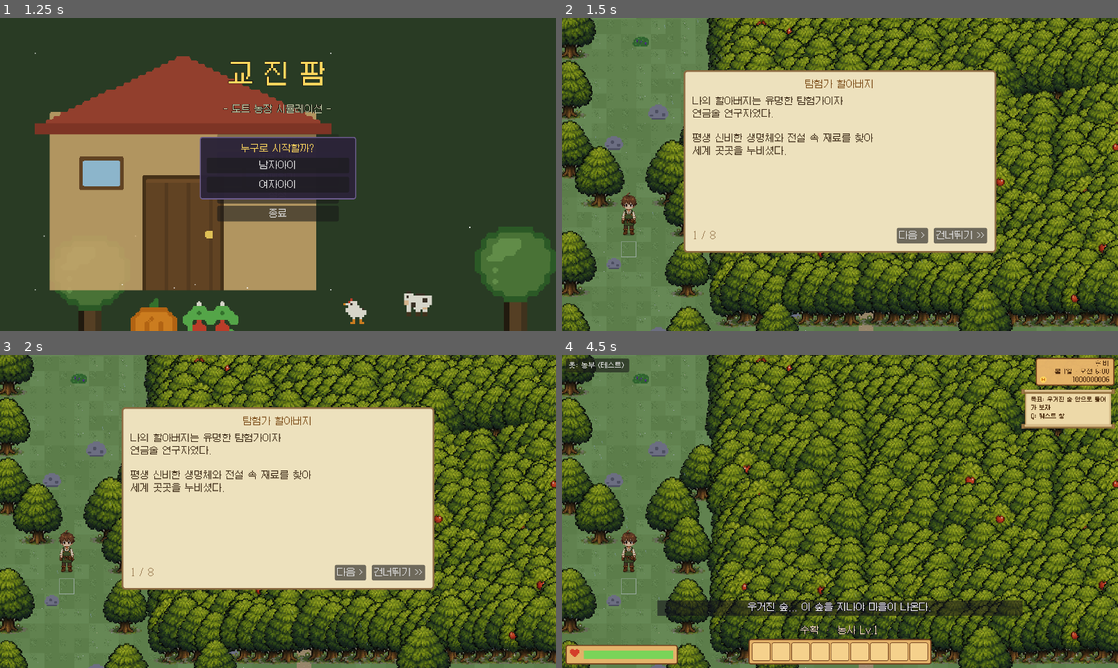
Above: before the commit, frames 1-4 (two rows, left to right).
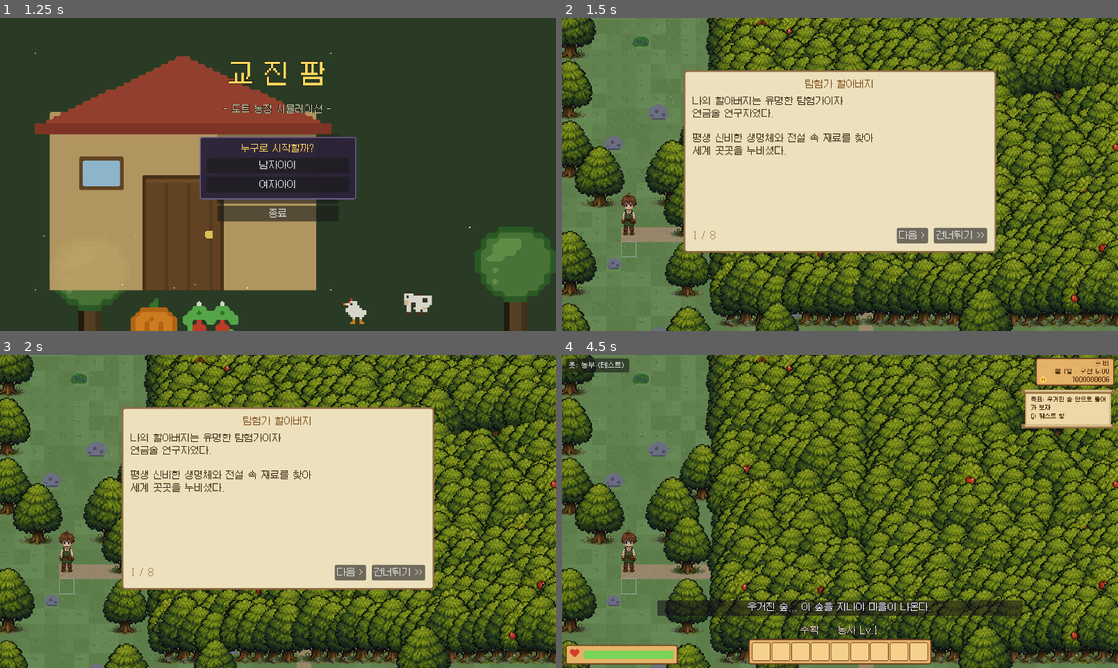
Above: after the commit, the same moments.

Repository: kyojin00/kyojingame
Game: Godot game, scene res://scenes/title.tscn
Two runs of this game, one before a commit and one after it. Both use one fixed random seed, a clock stepped at 60 frames per second and the inputs below.
Inputs:
- Up to frame 1 (1.25 s): click "새로 시작" at 0.5 s
- Up to frame 2 (1.5 s): click "새로 시작" at 1.25 s
- Up to frame 3 (2 s): no input
- Up to frame 4 (4.5 s): click "다음 >" at 2 s; click "< 이전" at 2.75 s; click "건너뛰기 >>" at 3.5 s; click "시작하기" at 4.25 s

Frame 1 is identical in both runs. In frame 2, 1.0% of the frame differs, in the area x 10-93%, y 29-72%; in frame 3, 1.0%; in frame 4, 1.8%.

Commit message:
숲길 가독성: 흙길 + 남은 나무 표시 + E키 우선순위 수정
- 숲길을 흙길로 깔아 눈에 보이게 했다. 빈터 → 길을 막은 나무 → 미로 통로 →
  갈림길 → 동쪽 숲길 → 마을 큰길 연결로가 하나의 흙길로 이어져,
  어디로 가야 하는지와 어디까지 뚫었는지가 한눈에 보인다
- 흙길 한가운데 나무 9그루를 간간히 세워, 베고 넘어가며 나아가는 리듬을 만들었다
  (벽 1 + 미로 3 + 동쪽 숲길 4 + 연결로 1). 커다란 바위까지 우회로는 없다
- 남은 나무 수를 우측 상단 목표에 「남은 나무 N그루」로 표시하고,
  하나 벨 때마다 「길이 조금 더 열렸다! (남은 나무 N그루)」로 알려준다
- 숲길을 막던 나무는 다시 자라지 않게 했다 (길이 도로 막히면 안 된다)
- E키 우선순위 수정: 나무·돌·채집물을 조준하고 있으면 옆에 사람이 서 있어도
  대화로 새지 않는다 (우체부와 나란히 서서 벌목할 때 대화가 열리던 문제)

Co-Authored-By: Claude Fable 5 <noreply@anthropic.com>
Claude-Session: https://claude.ai/code/session_01G16d56kTH5eNwk3gstTUwt

Diff:
--- a/game/scripts/game_data.gd
+++ b/game/scripts/game_data.gd
@@ -470,9 +470,11 @@
 		"equip":
 			return "나무도끼를 가방(I) 슬롯에 장착해 보자"
 		"chop":
-			return "나무도끼로 나무를 베어보자"
+			return "흙길을 막고 선 나무를 베어보자"
 		"path":
-			return "숲길을 따라 나아가자 (화살표 방향)"
+			if story_gates_left > 0:
+				return "흙길을 막은 나무를 베며 나아가자 (남은 나무 %d그루)" % story_gates_left
+			return "열린 숲길을 따라 갈림길까지 가자"
 		"map":
 			return "M 키를 눌러 지도를 열어 보자"
 		"rock":
@@ -537,6 +539,8 @@
 var trees_chopped := 0
 # U키 능력치 안내 단계: 0=대기 / 1=대사 완료(U 누르기 대기) / 2=창 열어봄 / 3=완료
 var u_intro_state := 0
+# 숲길을 막고 선 나무 중 아직 베지 않은 그루 수 (얼마나 더 파야 하는지 표시)
+var story_gates_left := 0
 # 퀘스트 5 「마을로 가는 길을 열어보자」 진행 단계:
 # 0=바위 발견 전 / 1=곡괭이 받음(채광 중) / 2=바위 제거(곡괭이 돌려주기 대기) / 3=완료
 var story_rock_state := 0
@@ -1113,6 +1117,7 @@
 	trees_chopped = 0
 	u_intro_state = 0
 	story_rock_state = 0
+	story_gates_left = 0
 	tool_slots = default_tool_slots()
 	owned_parcels = ["home"]
 	reset_daily()
@@ -1229,6 +1234,7 @@
 		"trees_chopped": trees_chopped,
 		"u_intro": u_intro_state,
 		"rock_state": story_rock_state,
+		"gates_left": story_gates_left,
 		"skills": skills,
 		"furniture": furniture,
 		"recipes_cooked": recipes_cooked,
--- a/game/scripts/main.gd
+++ b/game/scripts/main.gd
@@ -1219,13 +1219,25 @@
 				_refresh_tree_sprite(t)
 				if obj.hp <= 0:
 					_remove_object(t)
-					GameData.tree_regrow.append([t.x, t.y, 1])  # 다음 날 어린 나무가 돋는다
+					# 숲길을 막고 있던 나무는 다시 자라지 않는다 (길이 도로 막히면 안 된다)
+					var story_gate: bool = GameData.story_phase != "done" \
+						and t in STORY_MAZE_GATES
+					if not story_gate:
+						GameData.tree_regrow.append([t.x, t.y, 1])  # 다음 날 어린 나무
 					var wood_got := WOOD_PER_TREE
 					if randf() < GameData.bonus_drop_chance("forest"):
 						wood_got += 1
 					GameData.wood += wood_got
 					GameData.trees_chopped += 1
 					hud.show_message("나무를 베었다! 목재 +%d" % wood_got)
+					# 숲길을 막고 있던 나무였다면 진행도를 갱신한다
+					if story_gate and GameData.story_gates_left > 0:
+						GameData.story_gates_left -= 1
+						if GameData.story_gates_left > 0:
+							hud.show_message("길이 조금 더 열렸다! (남은 나무 %d그루)"
+								% GameData.story_gates_left, 4.0)
+						else:
+							hud.show_message("숲길이 끝까지 열렸다! 갈림길로 가보자.", 4.0)
 					_story_tree_chopped()
 					tutorial_notify("chop")
 					gain_skill("forest", 3.0)
@@ -1350,14 +1362,18 @@
 			or (aim.kind in ["rock", "bigrock"] and GameData.tool == "pickaxe")):
 		use_tool()
 		return
+	# 나무·돌·채집물을 조준하고 있으면 대화보다 채집이 우선이다
+	# (옆에 사람이 서 있어도 E가 대화로 새지 않는다)
+	const AIM_KINDS := ["tree", "rock", "bigrock", "forage_berry", "forage_herb"]
+	var aiming_object: bool = aim != null and AIM_KINDS.has(aim.kind)
 	# 동행 중인 우체부 아저씨에게 말 걸기 (진행 단계별 보조 대화)
-	if _postman != null and _postman_state == "follow" \
-			and (player.position - _postman.position).length() < 56.0:
+	if not aiming_object and _postman != null and _postman_state == "follow" \
+			and (player.position - _postman.position).length() < 48.0:
 		_talk_to_postman()
 		return
 	# 가까운 NPC와 대화
 	var npc := nearby_npc()
-	if npc != null:
+	if npc != null and not aiming_object:
 		_talk_to(npc)
 		return
 	# 가까운 동물 쓰다듬기(=먹이 주기)
@@ -1521,8 +1537,15 @@
 	Vector2i(17, 13), Vector2i(17, 14), Vector2i(17, 15), Vector2i(17, 16),
 	Vector2i(18, 16), Vector2i(19, 16),
 ]
-# 통로 위의 길목 — 베어야만 열린다 (「나무를 베며 숲길을 나아가자」)
-const STORY_MAZE_GATES := [Vector2i(13, 16), Vector2i(14, 13), Vector2i(17, 15)]
+# 흙길 한가운데 간간히 서서 길을 막는 나무들 — 베고 넘어가며 나아간다.
+# 첫 번째(벽)는 퀘스트 1의 「더 이상 갈 수 없는 길」이자 퀘스트 3의 벌목 대상.
+const STORY_MAZE_GATES := [
+	Vector2i(STORY_WALL_X, 16),                       # 빈터 끝 — 길을 막은 첫 나무
+	Vector2i(13, 16), Vector2i(14, 13), Vector2i(17, 15),  # 미로 통로
+	Vector2i(22, 16), Vector2i(24, 16),               # 갈림길 뒤 동쪽 숲길
+	Vector2i(29, 16), Vector2i(31, 16),               # 바위 너머
+	Vector2i(STORY_LINK_X, 12),                       # 마을 큰길로 오르는 연결로
+]
 const BIGROCK_HP := 4                      # 커다란 바위는 여러 번 캐야 부서진다
 const BIGROCK_STONE := 4                   # 커다란 바위에서 나오는 돌
 var story_cutscene := false                # 컷신 중 조작 잠금
@@ -1569,8 +1592,12 @@
 	for yy in [STORY_LANE_Y - 1, STORY_LANE_Y, STORY_LANE_Y + 1]:
 		objects.erase(Vector2i(0, yy))
 		objects.erase(Vector2i(1, yy))
-	# ① 갈림길 이후의 숲길을 먼저 낸다
-	#    (갈림길 세로줄 + 동쪽 길 + 마을 큰길로 올라가는 연결로)
+	# ① 숲길을 흙길로 먼저 낸다 — 어디로 가야 하는지 한눈에 보이게 한다.
+	#    (빈터에서 벽까지 → 미로 통로 → 갈림길 → 동쪽 길 → 마을 큰길 연결로)
+	for x in range(4, STORY_WALL_X + 1):
+		grid[STORY_LANE_Y][x].ground = "path"
+	for c: Vector2i in STORY_MAZE_PATH:
+		grid[c.y][c.x].ground = "path"
 	for y in range(8, 23):
 		grid[y][STORY_FORK.x].ground = "path"
 	for x in range(STORY_FORK.x, STORY_LINK_X + 1):
@@ -1578,25 +1605,21 @@
 	for y in range(9, STORY_LANE_Y + 1):
 		grid[y][STORY_LINK_X].ground = "path"
 
-	# ② 숲 미로: 통로로 지정한 칸만 비우고 나머지는 나무로 꽉 채운다.
-	#    길목(GATES)에는 나무를 세워 두어, 베어야만 앞으로 나아갈 수 있다.
-	var corridor := {}
-	for c: Vector2i in STORY_MAZE_PATH:
-		corridor[c] = true
-	var gates := {}
-	for g: Vector2i in STORY_MAZE_GATES:
-		gates[g] = true
+	# ② 숲 미로: 흙길이 아닌 곳은 전부 나무로 꽉 채운다
 	for y in range(1, 23):
 		for x in range(STORY_WALL_X, STORY_FOREST_W):
 			var pos := Vector2i(x, y)
 			if grid[y][x].ground != "grass" or objects.has(pos):
-				continue
-			if corridor.has(pos) and not gates.has(pos):
-				continue  # 지나갈 수 있는 통로
+				continue  # 흙길은 비워 둔다
 			var tr := {"kind": "tree", "hp": TREE_HP}
 			if _hash01(x * 17 + 2, y * 23 + 5) < 0.10:
 				tr["apple"] = true  # 일부 나무에만 사과 3개가 열린다
 			objects[pos] = tr
+
+	# ③ 흙길 위에 길을 막고 선 나무들 — 이것만 베면 길이 이어진다
+	for g: Vector2i in STORY_MAZE_GATES:
+		objects[g] = {"kind": "tree", "hp": TREE_HP}
+	GameData.story_gates_left = STORY_MAZE_GATES.size()
 
 	# ③ 시작 빈터: 주인공이 움직이고 우체부와 만나는 자리 (나무 없이 돌·덤불만)
 	for y in range(1, 23):
@@ -3061,6 +3084,7 @@
 	GameData.trees_chopped = int(d.get("trees_chopped", 0))
 	GameData.u_intro_state = int(d.get("u_intro", 0))
 	GameData.story_rock_state = int(d.get("rock_state", 0))
+	GameData.story_gates_left = int(d.get("gates_left", 0))
 	GameData.wood = int(d.get("wood", 0))
 	GameData.stone = int(d.get("stone", 0))
 	for k in d.get("tool_level", {}):
Not shown, changed: ROADMAP.md
Not shown, changed: game/docs/quests.md
